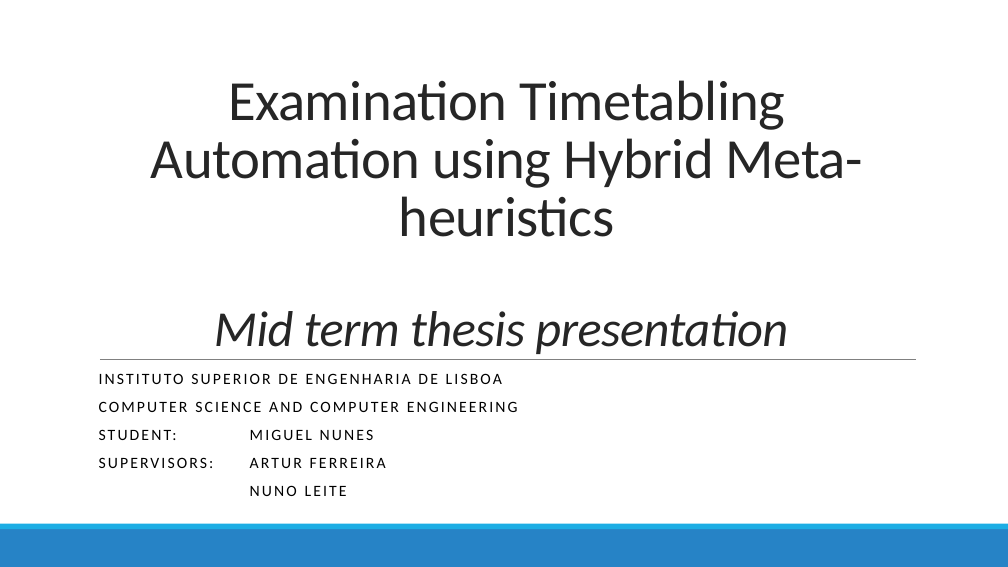
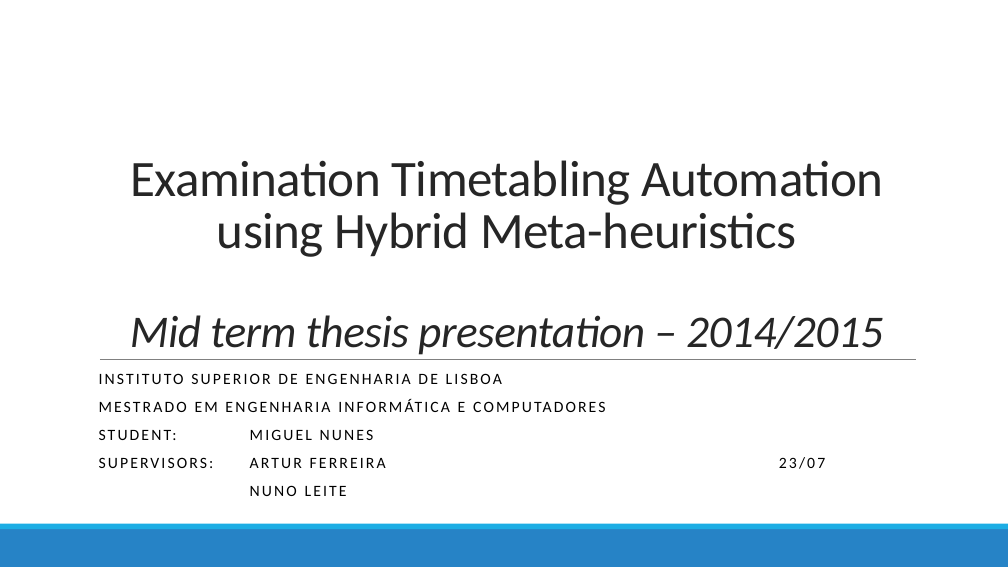
Before and after one commit to devilsdante/isel-examtimetabling-2014-2015, a slide deck: slide 1 of doc/Apresentação Oral/Examination Timetabling Automation using Hybrid Meta-heuristics.pptx. Drawn at 1008x567 pixels with LibreOffice and Linux fonts; fonts in the diff are those of the drawing. Boxes give left, top, right and bottom in pixels: in the first picture for what was removed or moved away, otherwise in the second. Text is boxed around its words. In the diff, an @@ line names an element or a change of style, - is before the commit and + after.

```diff
--- a/doc/Apresentação Oral/Examination Timetabling Automation using Hybrid Meta-heuristics.pptx
+++ b/doc/Apresentação Oral/Examination Timetabling Automation using Hybrid Meta-heuristics.pptx
@@ title at (x1=130, y1=160, x2=883, y2=355): text changed; size 54 to 48.6 pt @@
-Examination Timetabling Automation using Hybrid Meta-heuristics
-Mid term thesis presentation
+Examination Timetabling Automation using Hybrid Meta-heuristics
+Mid term thesis presentation – 2014/2015
@@ subtitle at (x1=114, y1=402, x2=122, y2=412): text changed @@
-COMPUTER SCIENCE AND COMPUTER ENGINEERING
+MESTRADO EM ENGENHARIA INFORMÁTICA E COMPUTADORES
@@ subtitle at (x1=99, y1=457, x2=825, y2=469): text changed @@
-SUPERVISORS: ARTUR FERREIRA
+SUPERVISORS: ARTUR FERREIRA 23/07
```
Also in this commit, not shown: 13 other slides changed.
